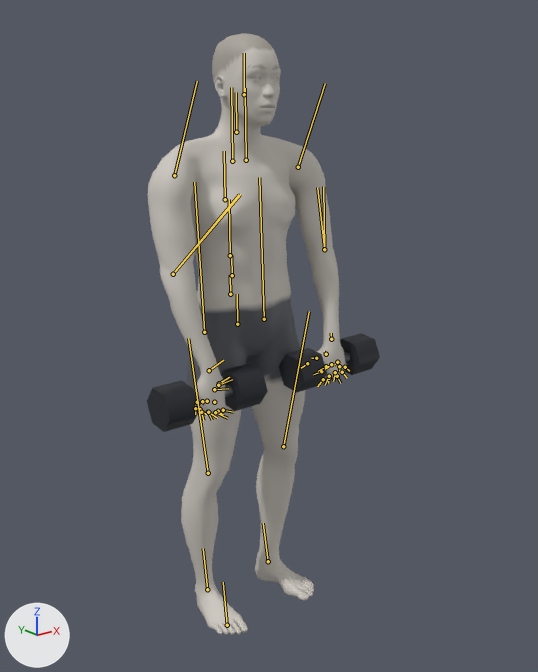
An edit to the glTF model exports/dumbbell-upright-row.glb, drawn before and after from the same camera.
Camera for both pictures: a 50 mm camera at (-1.294, -1.783, 1.622) aimed at (0.043, -0.111, 0.953). The lights are fixed; the arrows at lower left show +X, +Y and +Z. The older version comes first. Both versions are drawn at frame 100 of the action 'dumbbell-upright-row'; the numbers are the values there. The bones that change, and the others that lie on the model, are drawn over the model as lines.
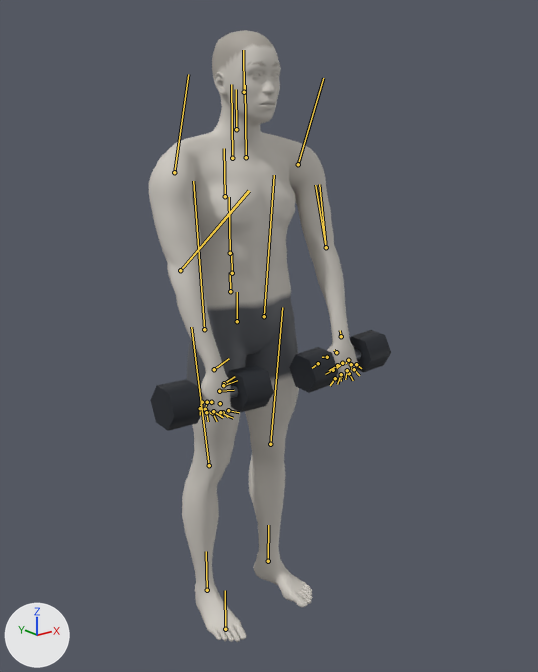
ob_dbl_right is not drawn itself; it is the parent of ob_mesh_1, ob_mesh_2, ob_mesh_3.
ob_dbr_right is not drawn itself; it is the parent of ob_mesh_4, ob_mesh_5, ob_mesh_6.

Changed parts and their boxes [x1, y1, x2, y2] in the pictures (538 x 672 px):
```json
{"object": "Mesh_0", "change": "posed", "before": [148, 33, 347, 635], "after": [149, 30, 359, 642]}
{"object": "Mesh_6", "change": "posed", "before": [147, 380, 199, 432], "after": [151, 379, 204, 431]}
{"object": "Mesh_2", "change": "posed", "before": [279, 348, 327, 392], "after": [289, 347, 338, 393]}
{"object": "Mesh_5", "change": "posed", "before": [221, 363, 268, 411], "after": [227, 365, 274, 413]}
{"object": "Mesh_3", "change": "posed", "before": [340, 333, 380, 375], "after": [350, 330, 391, 372]}
{"object": "Mesh_4", "change": "posed", "before": [196, 385, 233, 403], "after": [201, 386, 238, 401], "on screen": "mostly hidden"}
{"bone": "pelvis", "before": "(237, 324) to (237, 294)", "after": "(237, 321) to (237, 292)"}
{"bone": "upperarm_l", "before": "(298, 167) to (325, 83)", "after": "(298, 164) to (323, 78)"}
{"bone": "lowerarm_l", "before": "(324, 249) to (317, 187)", "after": "(326, 247) to (315, 185)"}
{"bone": "upperarm_r", "before": "(174, 175) to (197, 81)", "after": "(174, 172) to (188, 74)"}
{"bone": "lowerarm_r", "before": "(173, 274) to (240, 194)", "after": "(180, 270) to (249, 191)"}
{"bone": "thigh_l", "before": "(264, 319) to (259, 177)", "after": "(264, 316) to (274, 175)"}
{"bone": "calf_l", "before": "(283, 446) to (309, 311)", "after": "(270, 444) to (282, 307)"}
{"bone": "foot_l", "before": "(268, 561) to (263, 523)", "after": "(268, 561) to (268, 525)"}
{"bone": "thigh_r", "before": "(204, 332) to (194, 182)", "after": "(204, 329) to (193, 181)"}
{"bone": "calf_r", "before": "(208, 473) to (188, 338)", "after": "(209, 465) to (191, 327)"}
{"bone": "foot_r", "before": "(207, 589) to (203, 548)", "after": "(207, 590) to (206, 551)"}
```

Scene script edits in JSON lines:
```json
{"block": "bone_pelvis", "where": "bone_pelvis = bpy.data.objects['Body'].pose.bones['pelvis']  # child of 'Root'"}
{"op": "set", "path": "bone_pelvis.location", "old": "(0.008, -0.002, 0.0)", "new": "(0.008, 0.005, 0.0)"}
{"block": "bone_upperarm_l", "where": "bone_upperarm_l = bpy.data.objects['Body'].pose.bones['upperarm_l']  # child of 'clavicle_l'"}
{"op": "set", "path": "bone_upperarm_l.rotation_quaternion", "old": "(0.794, -0.133, -0.565, -0.181)", "new": "(0.797, -0.128, -0.574, -0.137)", "note": "degrees (-1, -71, -25) -> degrees (-9, -72, -13)"}
{"block": "bone_lowerarm_l", "where": "bone_lowerarm_l = bpy.data.objects['Body'].pose.bones['lowerarm_l']  # child of 'upperarm_l'"}
{"op": "set", "path": "bone_lowerarm_l.rotation_quaternion", "old": "(0.966, 0.063, 0.034, -0.25)", "new": "(0.952, 0.055, 0.068, -0.293)", "note": "degrees (6, 6, -29) -> degrees (4, 9, -34)"}
{"block": "bone_upperarm_r", "where": "bone_upperarm_r = bpy.data.objects['Body'].pose.bones['upperarm_r']  # child of 'clavicle_r'"}
{"op": "set", "path": "bone_upperarm_r.rotation_quaternion", "old": "(0.794, 0.133, 0.565, -0.181)", "new": "(0.797, 0.128, 0.574, -0.137)", "note": "degrees (1, 71, -25) -> degrees (9, 72, -13)"}
{"block": "bone_lowerarm_r", "where": "bone_lowerarm_r = bpy.data.objects['Body'].pose.bones['lowerarm_r']  # child of 'upperarm_r'"}
{"op": "set", "path": "bone_lowerarm_r.rotation_quaternion", "old": "(0.966, -0.063, -0.034, -0.25)", "new": "(0.952, -0.055, -0.068, -0.293)", "note": "degrees (-6, -6, -29) -> degrees (-4, -9, -34)"}
{"block": "bone_thigh_l", "where": "bone_thigh_l = bpy.data.objects['Body'].pose.bones['thigh_l']  # child of 'pelvis'"}
{"op": "set", "path": "bone_thigh_l.rotation_quaternion", "old": "(0.997, -0.007, 0.067, 0.027)", "new": "(0.997, -0.034, 0.069, -0.014)", "note": "degrees (-1, 8, 3) -> degrees (-4, 8, -2)"}
{"block": "bone_calf_l", "where": "bone_calf_l = bpy.data.objects['Body'].pose.bones['calf_l']  # child of 'thigh_l'"}
{"op": "set", "path": "bone_calf_l.rotation_quaternion", "old": "(0.995, -0.066, 0.011, -0.074)", "new": "(1.0, -0.017, 0.002, 0.009)", "note": "degrees (-8, 1, -9) -> degrees (-2, 0, 1)"}
{"block": "bone_foot_l", "where": "bone_foot_l = bpy.data.objects['Body'].pose.bones['foot_l']  # child of 'calf_l'"}
{"op": "set", "path": "bone_foot_l.rotation_quaternion", "old": "(0.988, 0.076, -0.028, 0.128)", "new": "(0.999, 0.051, -0.017, 0.006)", "note": "degrees (8, -4, 14) -> degrees (6, -2, 1)"}
{"block": "bone_thigh_r", "where": "bone_thigh_r = bpy.data.objects['Body'].pose.bones['thigh_r']  # child of 'pelvis'"}
{"op": "set", "path": "bone_thigh_r.rotation_quaternion", "old": "(0.997, 0.007, -0.067, 0.027)", "new": "(0.997, 0.034, -0.069, -0.014)", "note": "degrees (1, -8, 3) -> degrees (4, -8, -2)"}
{"block": "bone_calf_r", "where": "bone_calf_r = bpy.data.objects['Body'].pose.bones['calf_r']  # child of 'thigh_r'"}
{"op": "set", "path": "bone_calf_r.rotation_quaternion", "old": "(0.995, 0.066, -0.011, -0.074)", "new": "(1.0, 0.017, -0.002, 0.009)", "note": "degrees (8, -1, -9) -> degrees (2, 0, 1)"}
{"block": "bone_foot_r", "where": "bone_foot_r = bpy.data.objects['Body'].pose.bones['foot_r']  # child of 'calf_r'"}
{"op": "set", "path": "bone_foot_r.rotation_quaternion", "old": "(0.988, -0.076, 0.028, 0.128)", "new": "(0.999, -0.051, 0.017, 0.006)", "note": "degrees (-8, 4, 14) -> degrees (-6, 2, 1)"}
```
